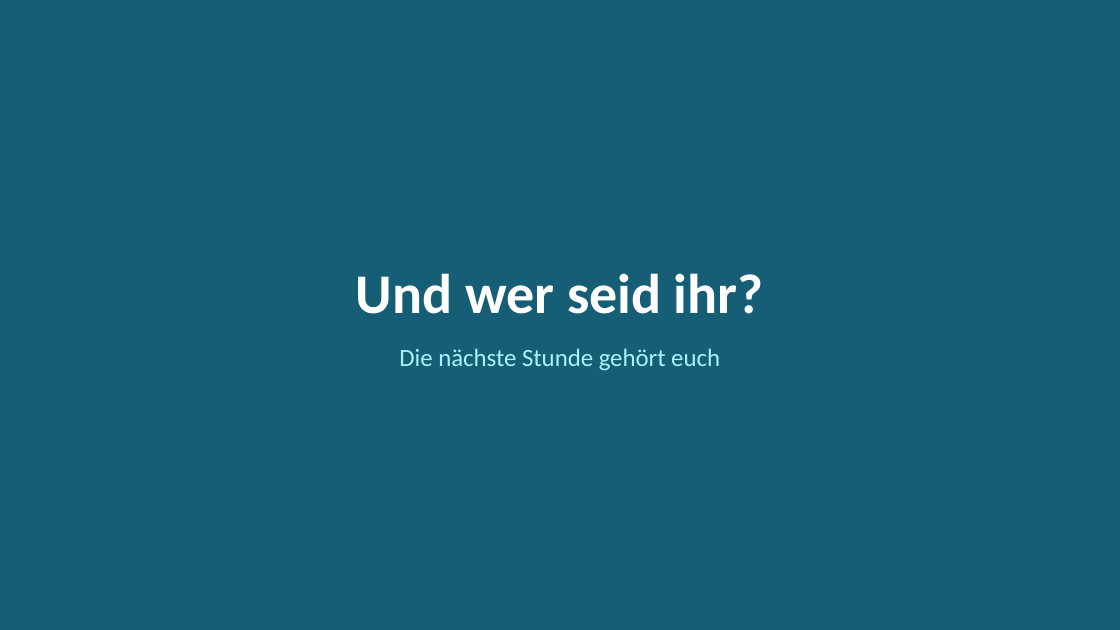
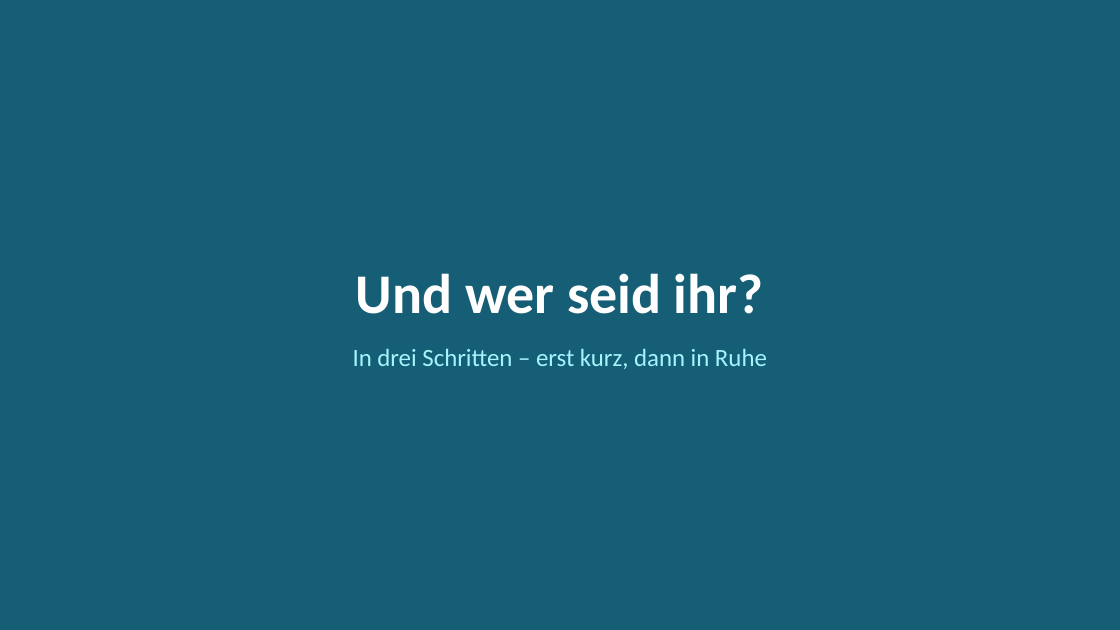
Before and after one commit to JacobMenge/kurs-unterlagen, a slide deck: slide 5 of folien/dist/00-orientierung.pptx. Drawn at 1120x630 pixels with LibreOffice and Linux fonts; fonts in the diff are those of the drawing. Boxes give left, top, right and bottom in pixels: in the first picture for what was removed or moved away, otherwise in the second. Text is boxed around its words. In the diff, an @@ line names an element or a change of style, - is before the commit and + after.

```diff
--- a/folien/dist/00-orientierung.pptx
+++ b/folien/dist/00-orientierung.pptx
@@ text at bbox=[353, 349, 767, 369]: text changed @@
-Die nächste Stunde gehört euch
+In drei Schritten – erst kurz, dann in Ruhe
```
Also in this commit, not shown: 15 other slides changed, 4 slides added, 3 slides removed, 10 other files.
